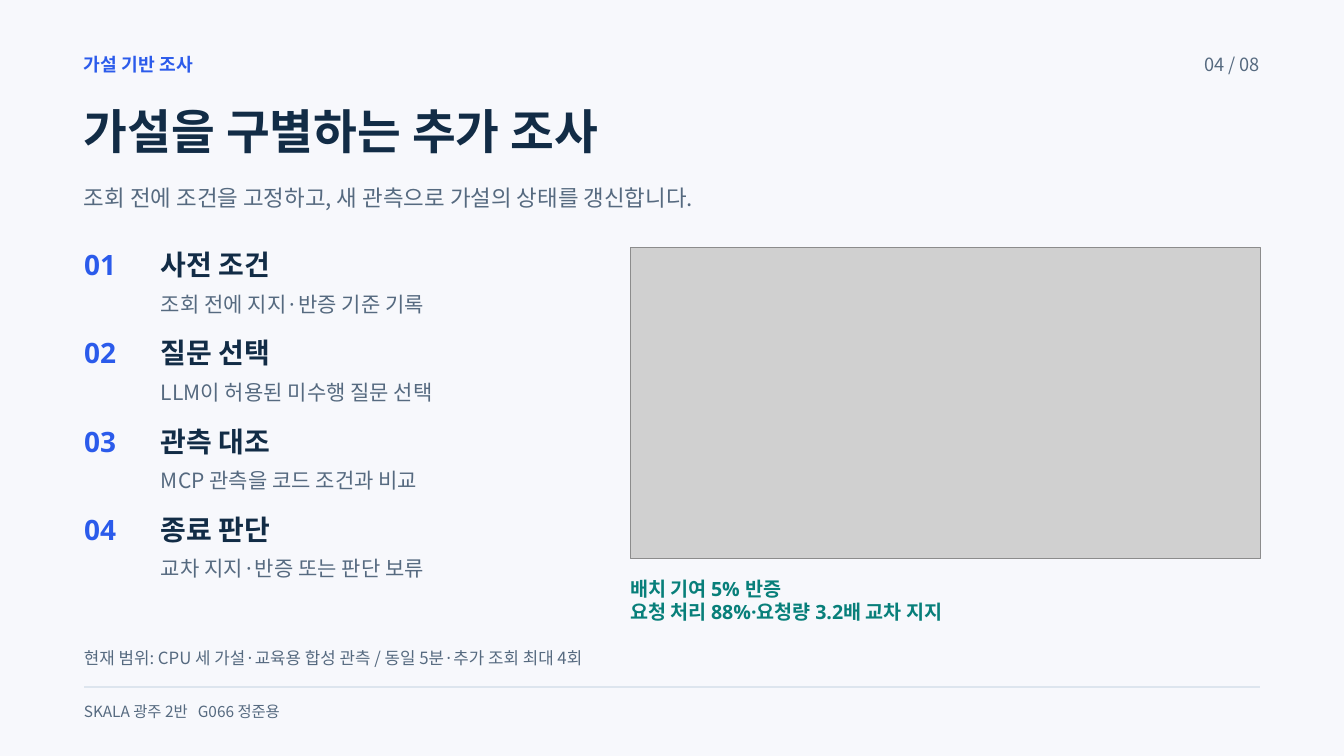
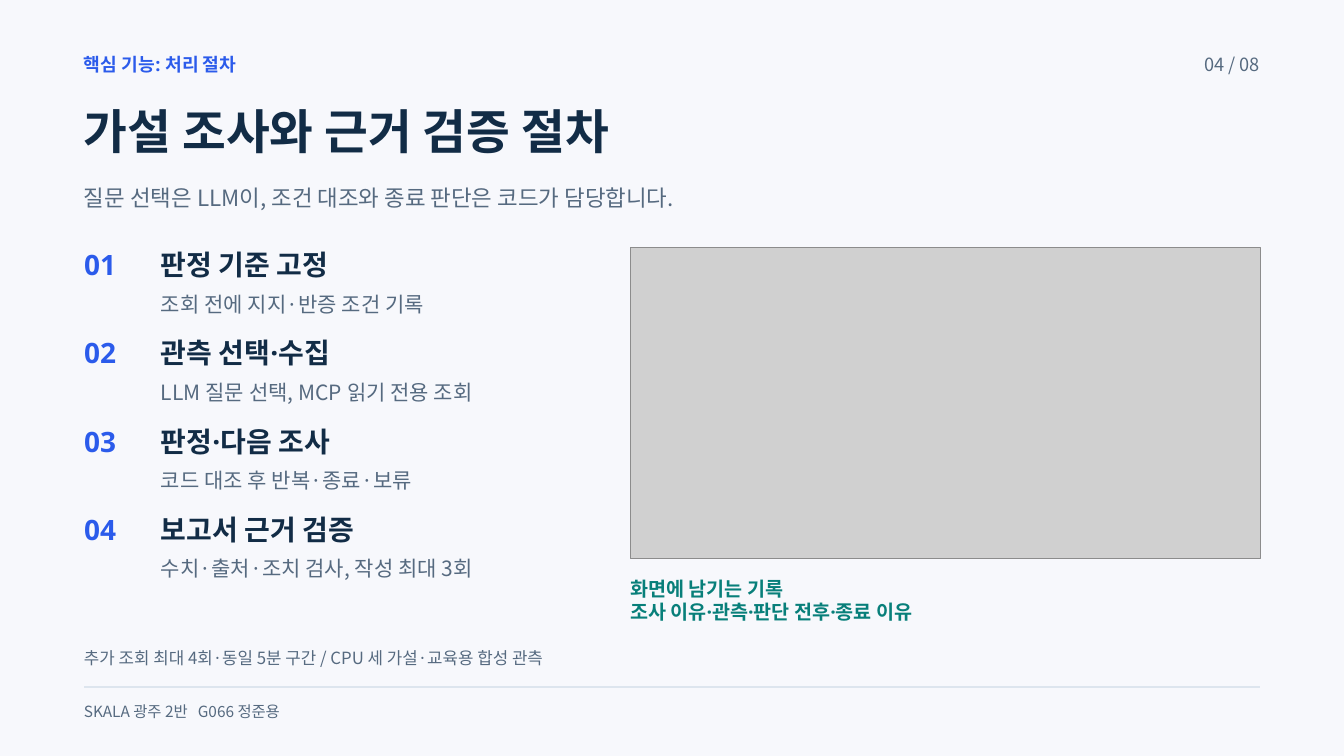
Before and after one commit to beshurl/skala-ai-mini-project, a slide deck: slide 4 of doc/presentation/운영진단_에이전트_5분발표.pptx. Drawn at 1344x756 pixels with LibreOffice and Linux fonts; fonts in the diff are those of the drawing; grey boxes stand for pictures. Boxes give left, top, right and bottom in pixels: in the first picture for what was removed or moved away, otherwise in the second. Text is boxed around its words. In the diff, an @@ line names an element or a change of style, - is before the commit and + after.

```diff
--- a/doc/presentation/운영진단_에이전트_5분발표.pptx
+++ b/doc/presentation/운영진단_에이전트_5분발표.pptx
@@ text at [84,55,237,73]: text changed @@
-가설 기반 조사
+핵심 기능: 처리 절차
@@ text at [84,109,609,154]: text changed @@
-가설을 구별하는 추가 조사
+가설 조사와 근거 검증 절차
@@ text at [84,187,673,210]: text changed @@
-조회 전에 조건을 고정하고, 새 관측으로 가설의 상태를 갱신합니다.
+질문 선택은 LLM이, 조건 대조와 종료 판단은 코드가 담당합니다.
@@ text at [161,251,328,278]: text changed @@
-사전 조건
+판정 기준 고정
@@ text at [161,294,424,314]: text changed @@
-조회 전에 지지·반증 기준 기록
+조회 전에 지지·반증 조건 기록
@@ text at [161,339,330,366]: text changed @@
-질문 선택
+관측 선택·수집
@@ text at [161,382,473,404]: text changed @@
-LLM이 허용된 미수행 질문 선택
+LLM 질문 선택, MCP 읽기 전용 조회
@@ text at [161,428,330,455]: text changed @@
-관측 대조
+판정·다음 조사
@@ text at [161,470,412,490]: text changed @@
-MCP 관측을 코드 조건과 비교
+코드 대조 후 반복·종료·보류
@@ text at [161,516,354,543]: text changed @@
-종료 판단
+보고서 근거 검증
@@ text at [161,558,473,580]: text changed @@
-교차 지지·반증 또는 판단 보류
+수치·출처·조치 검사, 작성 최대 3회
@@ text at [630,579,912,621]: text changed @@
-배치 기여 5% 반증
-요청 처리 88%·요청량 3.2배 교차 지지
+화면에 남기는 기록
+조사 이유·관측·판단 전후·종료 이유
@@ text at [84,650,543,666]: text changed @@
-현재 범위: CPU 세 가설·교육용 합성 관측 / 동일 5분·추가 조회 최대 4회
+추가 조회 최대 4회·동일 5분 구간 / CPU 세 가설·교육용 합성 관측
```
Also in this commit, not shown: 2 other slides changed, 3 other files.
